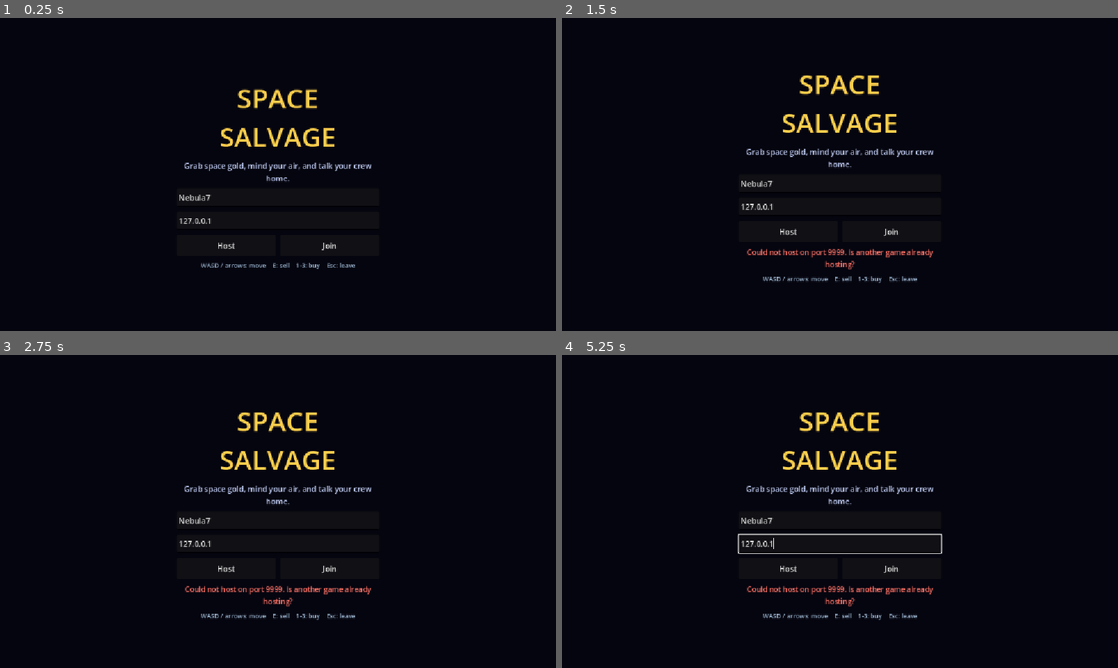
Above: before the commit, frames 1-4 (two rows, left to right).
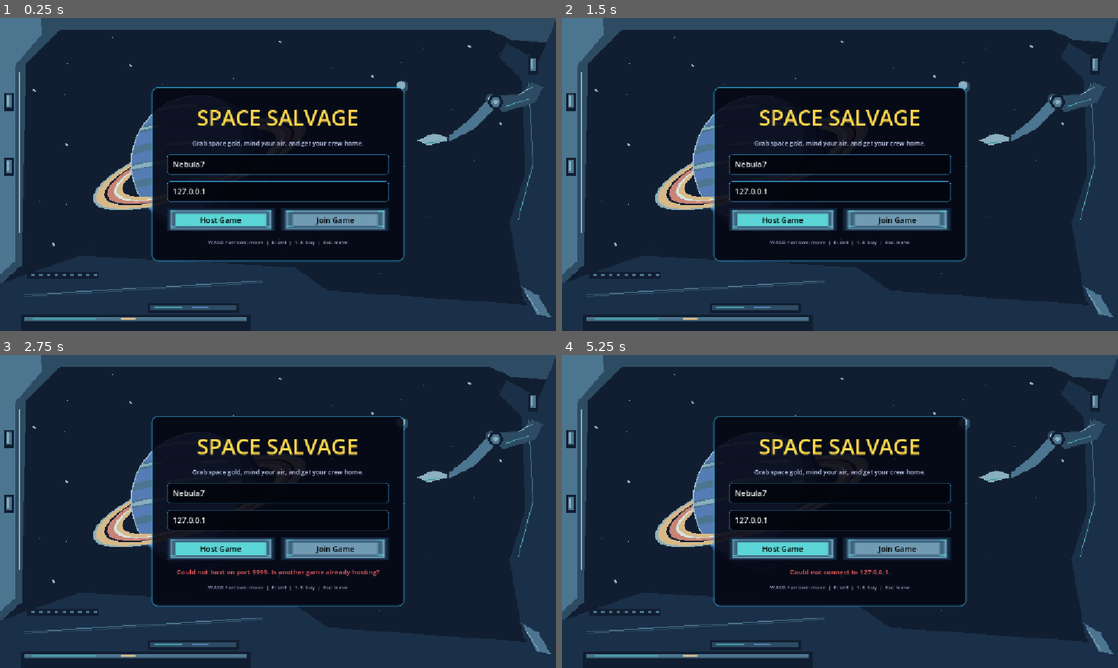
Above: after the commit, the same moments.

Repository: Note4Y44N/space-salvage-StrathHack
Game: Godot game, scene res://menu.tscn
The game is run twice, just before and just after one commit, with the same random seed, the same clock (stepped at 60 frames per second) and the same inputs.
Inputs (mouse positions are in pixels of both pictures, inside the frame that each line leads up to):
- Up to frame 1 (0.25 s): no input
- Up to frame 2 (1.5 s): click (789, 246) at 0.5 s, where only the run before the commit has a clickable "Host"; click (789, 230) at 1.25 s, where only the run before the commit has a clickable "Host"
- Up to frame 3 (2.75 s): click (222, 558) at 2 s, where only the run after the commit has a clickable "Host Game"
- Up to frame 4 (5.25 s): click (784, 549) at 2.75 s, where only the run after the commit has a clickable "Host Game"; click (890, 567) at 3.5 s, where only the run before the commit has a clickable "Join"; click (789, 574) at 4.25 s, where only the run before the commit has a clickable "Host"; click (895, 549) at 5 s, where only the run after the commit has a clickable "Join Game"

The runs differ from the first frame. In frame 1, 82% of the frame differs, in the area x 0-100%, y 0-100%; in frame 2, 82%; in frame 3, 80%; in frame 4, 80%.

Commit message:
Main Ui
Added buttons and a background to the joining screen

Diff:
--- a/menu.gd
+++ b/menu.gd
@@ -1,6 +1,5 @@
 extends Control
-## Main menu, built in code: name and IP boxes plus Host and Join buttons.
-## The world scene does the actual connecting (see world.gd).
+## Elite Space Salvage main menu with full multi-state button themes and gorgeous layout.
 
 const FUN_NAMES := ["Cosmo", "Nova", "Spudnik", "Orbit", "Comet", "Gizmo", "Rocket", "Nebula"]
 
@@ -19,8 +18,13 @@
 
 
 func _build_ui() -> void:
-	var bg := ColorRect.new()
-	bg.color = Color(0.02, 0.02, 0.06)
+	# Background image
+	var bg := TextureRect.new()
+	var bg_path := "res://Imgs/identity.png"
+	if ResourceLoader.exists(bg_path):
+		bg.texture = load(bg_path)
+	bg.expand_mode = TextureRect.EXPAND_IGNORE_SIZE
+	bg.stretch_mode = TextureRect.STRETCH_SCALE
 	bg.set_anchors_preset(Control.PRESET_FULL_RECT)
 	add_child(bg)
 
@@ -28,29 +32,52 @@
 	center.set_anchors_preset(Control.PRESET_FULL_RECT)
 	add_child(center)
 
+	# High-end sci-fi container panel with subtle borders and shadows
+	var panel := PanelContainer.new()
+	var panel_style := StyleBoxFlat.new()
+	panel_style.bg_color = Color(0.02, 0.03, 0.08, 0.90)
+	panel_style.border_color = Color(0.2, 0.7, 0.9, 0.6)
+	panel_style.set_border_width_all(2)
+	panel_style.corner_radius_top_left = 12
+	panel_style.corner_radius_top_right = 12
+	panel_style.corner_radius_bottom_left = 12
+	panel_style.corner_radius_bottom_right = 12
+	panel_style.content_margin_left = 32
+	panel_style.content_margin_right = 32
+	panel_style.content_margin_top = 32
+	panel_style.content_margin_bottom = 32
+	panel.add_theme_stylebox_override("panel", panel_style)
+	center.add_child(panel)
+
 	var box := VBoxContainer.new()
-	box.custom_minimum_size = Vector2(420, 0)
-	box.add_theme_constant_override("separation", 10)
-	center.add_child(box)
+	box.custom_minimum_size = Vector2(460, 0)
+	box.add_theme_constant_override("separation", 14)
+	panel.add_child(box)
 
-	_add_label(box, "SPACE SALVAGE", 56, Color(1.0, 0.82, 0.3))
-	_add_label(box, "Grab space gold, mind your air, and talk your crew home.", 16, Color(0.75, 0.8, 0.95))
+	_add_label(box, "SPACE SALVAGE", 44, Color(1.0, 0.85, 0.3))
+	_add_label(box, "Grab space gold, mind your air, and get your crew home.", 13, Color(0.8, 0.85, 1.0))
+
 	name_edit = _add_field(box, "Your name", NetworkManager.player_name)
 	ip_edit = _add_field(box, "Join code or IP", NetworkManager.join_ip)
 	ip_edit.text_submitted.connect(func(_text: String) -> void: _start(false))
 
 	var buttons := HBoxContainer.new()
-	buttons.add_theme_constant_override("separation", 10)
+	buttons.add_theme_constant_override("separation", 14)
 	box.add_child(buttons)
-	_add_button(buttons, "Host", _start.bind(true))
-	_add_button(buttons, "Join", _start.bind(false))
+
+	# Host uses primary button assets
+	_add_styled_button(buttons, "Host Game", true, _start.bind(true))
+	# Join uses secondary button assets
+	_add_styled_button(buttons, "Join Game", false, _start.bind(false))
 
 	if NetworkManager.last_error != "":
-		_add_label(box, NetworkManager.last_error, 15, Color(1.0, 0.45, 0.4))
+		_add_label(box, NetworkManager.last_error, 14, Color(1.0, 0.4, 0.4))
+
 	var ips := NetworkManager.local_ips()
 	if not ips.is_empty():
-		_add_label(box, "Hosting? Your join code will be %s  (full IP: %s)" % [NetworkManager.my_code(), ips[0]], 13, Color(0.6, 0.7, 0.8))
-	_add_label(box, "WASD / arrows: move    E: sell    1-3: buy    Esc: leave", 13, Color(0.6, 0.7, 0.8))
+		_add_label(box, "Hosting? Your code: %s (IP: %s)" % [NetworkManager.my_code(), ips[0]], 12, Color(0.5, 0.8, 1.0))
+
+	_add_label(box, "WASD / arrows: move  |  E: sell  |  1-3: buy  |  Esc: leave", 11, Color(0.6, 0.65, 0.75))
 
 
 func _start(as_host: bool) -> void:
@@ -78,15 +105,70 @@
 	var edit := LineEdit.new()
 	edit.placeholder_text = placeholder
 	edit.text = text
-	edit.custom_minimum_size = Vector2(0, 38)
+	edit.custom_minimum_size = Vector2(0, 42)
+
+	var box_style := StyleBoxFlat.new()
+	box_style.bg_color = Color(0.01, 0.02, 0.05, 0.95)
+	box_style.border_color = Color(0.2, 0.5, 0.7, 0.8)
+	box_style.set_border_width_all(1)
+	box_style.corner_radius_top_left = 6
+	box_style.corner_radius_top_right = 6
+	box_style.corner_radius_bottom_left = 6
+	box_style.corner_radius_bottom_right = 6
+
+	# Add these lines to give the text breathing room from the borders:
+	box_style.content_margin_left = 12
+	box_style.content_margin_right = 12
+
+	edit.add_theme_stylebox_override("normal", box_style)
+	edit.add_theme_stylebox_override("focus", box_style)
+	edit.add_theme_color_override("font_color", Color.WHITE)
+	edit.add_theme_color_override("font_uneditable_color", Color.WHITE)
+
 	parent.add_child(edit)
 	return edit
 
 
-func _add_button(parent: Control, text: String, on_pressed: Callable) -> void:
+func _add_styled_button(parent: Control, text: String, is_primary: bool, on_pressed: Callable) -> void:
 	var button := Button.new()
 	button.text = text
-	button.custom_minimum_size = Vector2(0, 44)
+	button.custom_minimum_size = Vector2(0, 48)
 	button.size_flags_horizontal = Control.SIZE_EXPAND_FILL
+
+	var prefix = "primary" if is_primary else "secondary"
+
+	# Assign textures for all states using res://Imgs/
+	var normal_tex = load("res://Imgs/button_%s_normal.png" % prefix) if is_primary else load("res://Imgs/button_secondary_normal.png")
+	var hover_tex = load("res://Imgs/button_%s_hover.png" % prefix) if is_primary else load("res://Imgs/button_secondary_hover.png")
+	var pressed_tex = load("res://Imgs/button_%s_pressed.png" % prefix) if is_primary else load("res://Imgs/button_secondary_pressed.png")
+	var focus_tex = load("res://Imgs/button_%s_focus.png" % prefix) if is_primary else load("res://Imgs/button_secondary_focus.png")
+	var disabled_tex = load("res://Imgs/button_%s_disabled.png" % prefix) if is_primary else load("res://Imgs/button_secondary_disabled.png")
+
+	if is_primary:
+		normal_tex = load("res://Imgs/button_primary_normal.png")
+		hover_tex = load("res://Imgs/button_primary_hover.png")
+		pressed_tex = load("res://Imgs/button_primary_pressed.png")
+		focus_tex = load("res://Imgs/button_primary_focus.png")
+		disabled_tex = load("res://Imgs/button_primary_disabled.png")
+
+	button.add_theme_stylebox_override("normal", _create_texture_style(normal_tex))
+	button.add_theme_stylebox_override("hover", _create_texture_style(hover_tex))
+	button.add_theme_stylebox_override("pressed", _create_texture_style(pressed_tex))
+	button.add_theme_stylebox_override("focus", _create_texture_style(focus_tex))
+	button.add_theme_stylebox_override("disabled", _create_texture_style(disabled_tex))
+
+	# Force button text to crisp black for high contrast against the bright pixel background
+	button.add_theme_color_override("font_color", Color.BLACK)
+	button.add_theme_color_override("font_pressed_color", Color.BLACK)
+	button.add_theme_color_override("font_hover_color", Color.BLACK)
+	button.add_theme_color_override("font_focus_color", Color.BLACK)
+
 	button.pressed.connect(on_pressed)
 	parent.add_child(button)
+
+
+func _create_texture_style(texture: Texture2D) -> StyleBoxTexture:
+	var style := StyleBoxTexture.new()
+	if texture:
+		style.texture = texture
+	return style
Binary file added: Imgs/button_primary_disabled.png
Not shown, added: Imgs/button_primary_disabled.png.import
Binary file added: Imgs/button_primary_focus.png
Not shown, added: Imgs/button_primary_focus.png.import
Binary file added: Imgs/button_primary_hover.png
Not shown, added: Imgs/button_primary_hover.png.import
Binary file added: Imgs/button_primary_normal.png
Not shown, added: Imgs/button_primary_normal.png.import
Binary file added: Imgs/button_primary_pressed.png
Not shown, added: Imgs/button_primary_pressed.png.import
Binary file added: Imgs/button_secondary_disabled.png
Not shown, added: Imgs/button_secondary_disabled.png.import
(and 12 more such lines)
